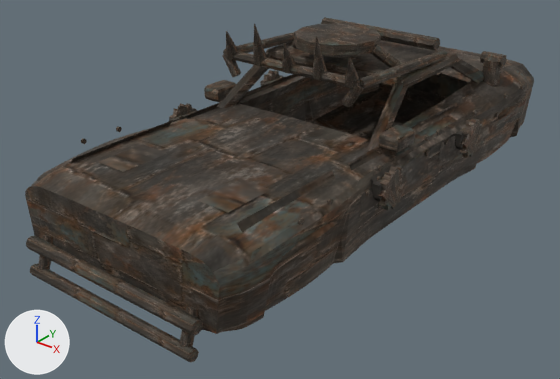
Two versions of the glTF model public/assets/models/wasteland/kits/banshee_muscle.glb, one commit apart.
Camera for both pictures: a 50 mm camera at (3.86, -5.46, 3.47) aimed at (-0.07, -0.54, 0.42). Arrows for +X, +Y and +Z are at lower left; the lights stay in place. The first picture is the older version. Where no turn or scale is listed for an object, it has been applied to the vertices.

In view in the first picture: 'kit-bull-bar-painted-metal', 'kit-cage-painted-metal', 'kit-crown-painted-metal', 'kit-full-plating-painted-metal', 'kit-plate-0-painted-metal', 'kit-raider-painted-metal', 'kit-saw-0-painted-metal', 'kit-saw-1-painted-metal', 'kit-scrapper-painted-metal', 'kit-stack-1-painted-metal', 'kit-turret-mount-painted-metal', 'warlord-crossbar' and 4 more.
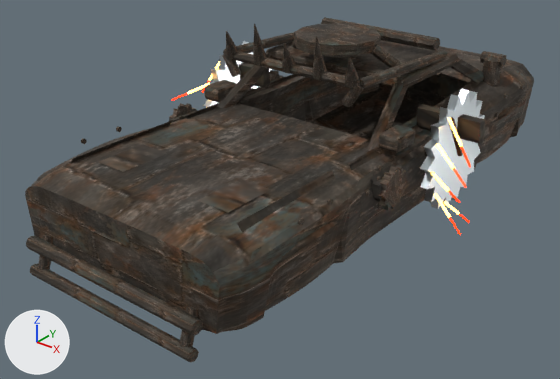
Location of each change, (x1, y1, x2, y2) in pixels of the pictures (560 x 379 px):
'kit-sal-saw-left', added: after (420, 89, 485, 209)
'kit-sal-saw-mounts-painted-metal', added: after (219, 59, 486, 144)
'kit-sal-saw-right', added: after (204, 41, 272, 107)
'sal-blade-phase-mark', added: after (449, 117, 463, 156)
'sal-spark-white-core.004', added: after (447, 117, 463, 147)
'sal-spark-white-core.003', added: after (436, 144, 455, 170)
'sal-spark-white-core.001', added: after (434, 193, 451, 218)
'sal-spark-white-core.002', added: after (431, 172, 450, 191)
'sal-spark-white-core.008', added: after (187, 82, 210, 94)
'sal-spark-white-core', added: after (444, 201, 460, 215)
'sal-spark-orange-tip.003', added: after (453, 168, 467, 188)
'sal-spark-orange-tip.004', added: after (461, 146, 471, 168)
'sal-spark-orange-tip.001', added: after (449, 217, 461, 235)
'sal-spark-white-core.009', added: after (208, 61, 220, 81)
'sal-spark-orange-tip.002', added: after (448, 190, 460, 203)
'sal-spark-orange-tip.008', added: after (171, 93, 187, 101)
'sal-spark-orange-tip', added: after (459, 214, 470, 223)

The change, as a list of edits to the scene's bpy script:
```text
Add ob_sal_spark_white_core_004:
    ob_sal_spark_white_core_004 = bpy.data.objects.new('sal-spark-white-core.004', me_cylinder_063)  # 10 vertices, 16 faces; spans x -0.08..0.081, y -0.017..0.02, z -0.112..0.112; in mat_sal_spark_white_hot_core (beige #ffdd95, glowing orange #ffbf61)
    ob_sal_spark_white_core_004.location = (1.316, -0.027, 1.16)
Add ob_sal_spark_orange_tip_004:
    ob_sal_spark_orange_tip_004 = bpy.data.objects.new('sal-spark-orange-tip.004', me_cylinder_064)  # 10 vertices, 16 faces; spans x -0.057..0.058, y -0.012..0.013, z -0.08..0.08; in mat_sal_spark_orange_tip (orange #ff4d0d, glowing red #ff2703)
    ob_sal_spark_orange_tip_004.location = (1.436, -0.037, 0.98)
Add ob_sal_spark_white_core_003:
    ob_sal_spark_white_core_003 = bpy.data.objects.new('sal-spark-white-core.003', me_cylinder_061)  # 10 vertices, 16 faces; spans x -0.112..0.113, y -0.065..0.064, z -0.07..0.07; in mat_sal_spark_white_hot_core (beige #ffdd95, glowing orange #ffbf61)
    ob_sal_spark_white_core_003.location = (1.351, -0.23, 1.025)
Add ob_sal_spark_orange_tip_003:
    ob_sal_spark_orange_tip_003 = bpy.data.objects.new('sal-spark-orange-tip.003', me_cylinder_062)  # 10 vertices, 16 faces; spans x -0.08..0.081, y -0.046..0.045, z -0.05..0.05; in mat_sal_spark_orange_tip (orange #ff4d0d, glowing red #ff2703)
    ob_sal_spark_orange_tip_003.location = (1.531, -0.32, 0.925)
Add ob_sal_spark_white_core_002:
    ob_sal_spark_white_core_002 = bpy.data.objects.new('sal-spark-white-core.002', me_cylinder_059)  # 10 vertices, 16 faces; spans x -0.059..0.058, y -0.074..0.075, z -0.096..0.095; in mat_sal_spark_white_hot_core (beige #ffdd95, glowing orange #ffbf61)
    ob_sal_spark_white_core_002.location = (1.293, -0.154, 0.759)
Add ob_sal_spark_orange_tip_002:
    ob_sal_spark_orange_tip_002 = bpy.data.objects.new('sal-spark-orange-tip.002', me_cylinder_060)  # 10 vertices, 16 faces; spans x -0.0417..0.041, y -0.0529..0.0537, z -0.069..0.0679; in mat_sal_spark_orange_tip (orange #ff4d0d, glowing red #ff2703)
    ob_sal_spark_orange_tip_002.location = (1.373, -0.044, 0.609)
Add ob_sal_spark_white_core_001:
    ob_sal_spark_white_core_001 = bpy.data.objects.new('sal-spark-white-core.001', me_cylinder_057)  # 10 vertices, 16 faces; spans x -0.093..0.093, y -0.033..0.034, z -0.083..0.082; in mat_sal_spark_white_hot_core (beige #ffdd95, glowing orange #ffbf61)
    ob_sal_spark_white_core_001.location = (1.331, -0.152, 0.55)
Add ob_sal_spark_orange_tip_001:
    ob_sal_spark_orange_tip_001 = bpy.data.objects.new('sal-spark-orange-tip.001', me_cylinder_058)  # 10 vertices, 16 faces; spans x -0.0667..0.0666, y -0.0229..0.0233, z -0.0594..0.0584; in mat_sal_spark_orange_tip (orange #ff4d0d, glowing red #ff2703)
    ob_sal_spark_orange_tip_001.location = (1.476, -0.187, 0.425)
Add ob_sal_spark_white_core:
    ob_sal_spark_white_core = bpy.data.objects.new('sal-spark-white-core', me_cylinder_055)  # 10 vertices, 16 faces; spans x -0.0673..0.0674, y -0.0411..0.0417, z -0.0597..0.0601; in mat_sal_spark_white_hot_core (beige #ffdd95, glowing orange #ffbf61)
    ob_sal_spark_white_core.location = (1.305, 0.087, 0.426)
Add ob_sal_spark_orange_tip:
    ob_sal_spark_orange_tip = bpy.data.objects.new('sal-spark-orange-tip', me_cylinder_056)  # 10 vertices, 16 faces; spans x -0.048..0.048, y -0.0288..0.0292, z -0.0424..0.0426; in mat_sal_spark_orange_tip (orange #ff4d0d, glowing red #ff2703)
    ob_sal_spark_orange_tip.location = (1.405, 0.137, 0.341)
Add ob_sal_spark_white_core_009:
    ob_sal_spark_white_core_009 = bpy.data.objects.new('sal-spark-white-core.009', me_cylinder_073)  # 10 vertices, 16 faces; spans x -0.081..0.08, y -0.017..0.02, z -0.112..0.112; in mat_sal_spark_white_hot_core (beige #ffdd95, glowing orange #ffbf61)
    ob_sal_spark_white_core_009.location = (-1.316, -0.027, 1.16)
Add ob_sal_spark_white_core_008:
    ob_sal_spark_white_core_008 = bpy.data.objects.new('sal-spark-white-core.008', me_cylinder_071)  # 10 vertices, 16 faces; spans x -0.113..0.112, y -0.065..0.064, z -0.07..0.07; in mat_sal_spark_white_hot_core (beige #ffdd95, glowing orange #ffbf61)
    ob_sal_spark_white_core_008.location = (-1.351, -0.23, 1.025)
Add ob_sal_spark_orange_tip_008:
    ob_sal_spark_orange_tip_008 = bpy.data.objects.new('sal-spark-orange-tip.008', me_cylinder_072)  # 10 vertices, 16 faces; spans x -0.081..0.08, y -0.046..0.045, z -0.05..0.05; in mat_sal_spark_orange_tip (orange #ff4d0d, glowing red #ff2703)
    ob_sal_spark_orange_tip_008.location = (-1.531, -0.32, 0.925)
Add ob_kit_sal_saw_right:
    ob_kit_sal_saw_right = bpy.data.objects.new('kit-sal-saw-right', me_kit_sal_saw_right)  # 72 vertices, 140 faces; spans x -0.035..0.035, y -0.52..0.52, z -0.512..0.512; in mat_sal_saw_honed_steel (light grey #b8c0c4)
    ob_kit_sal_saw_right.location = (-1.202, 0.229, 0.891)
Add ob_kit_sal_saw_mounts_painted_metal:
    ob_kit_sal_saw_mounts_painted_metal = bpy.data.objects.new('kit-sal-saw-mounts-painted-metal', me_cylinder_053)  # 64 vertices, 112 faces; spans x -2.52..0.35, y -0.07..0.07, z -0.08..0.32; in mat_scuffed_iron___painted (picture img_kit_metal_256)
    ob_kit_sal_saw_mounts_painted_metal.location = (1.087, 0.229, 0.891)
Add ob_sal_blade_phase_mark:
    ob_sal_blade_phase_mark = bpy.data.objects.new('sal-blade-phase-mark', me_cylinder_051)  # 12 vertices, 20 faces; spans x -0.024..0.024, y -0.144..0.144, z -0.205..0.205; in mat_sal_saw_phase_mark (brown #59351d)
    ob_sal_blade_phase_mark.location = (1.243, 0.149, 1.041)
Add ob_kit_sal_saw_left:
    ob_kit_sal_saw_left = bpy.data.objects.new('kit-sal-saw-left', me_kit_sal_saw_right.copy())
    ob_kit_sal_saw_left.location = (1.202, 0.229, 0.891)
```
